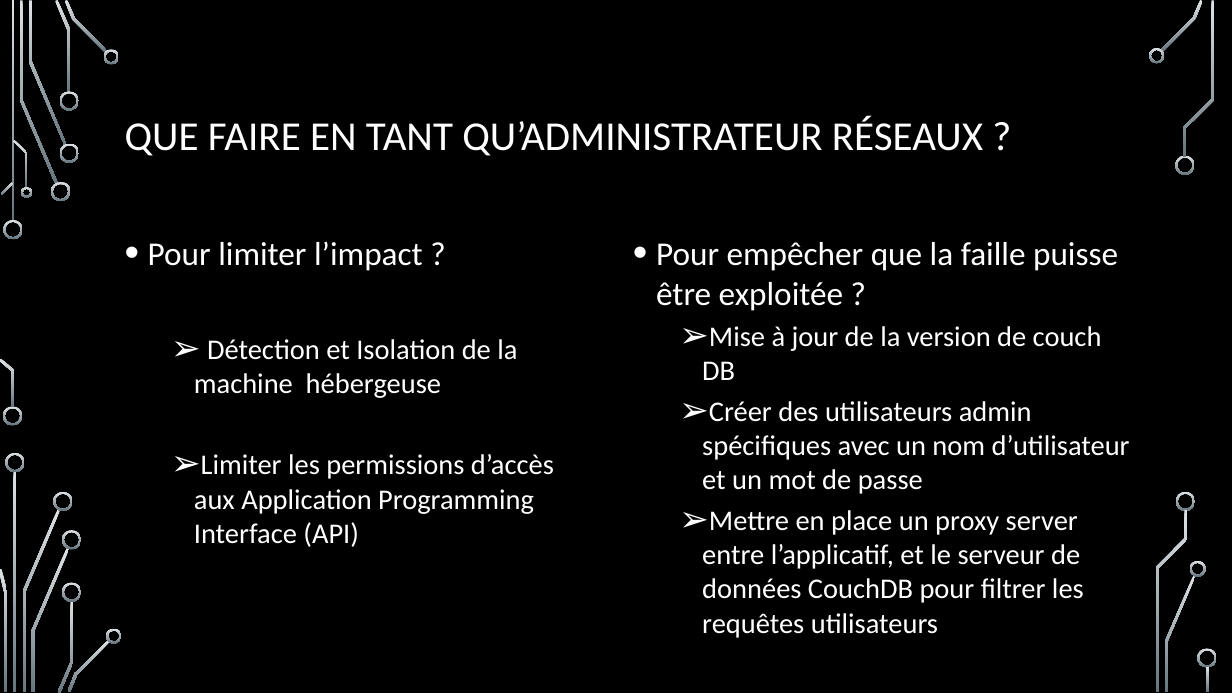
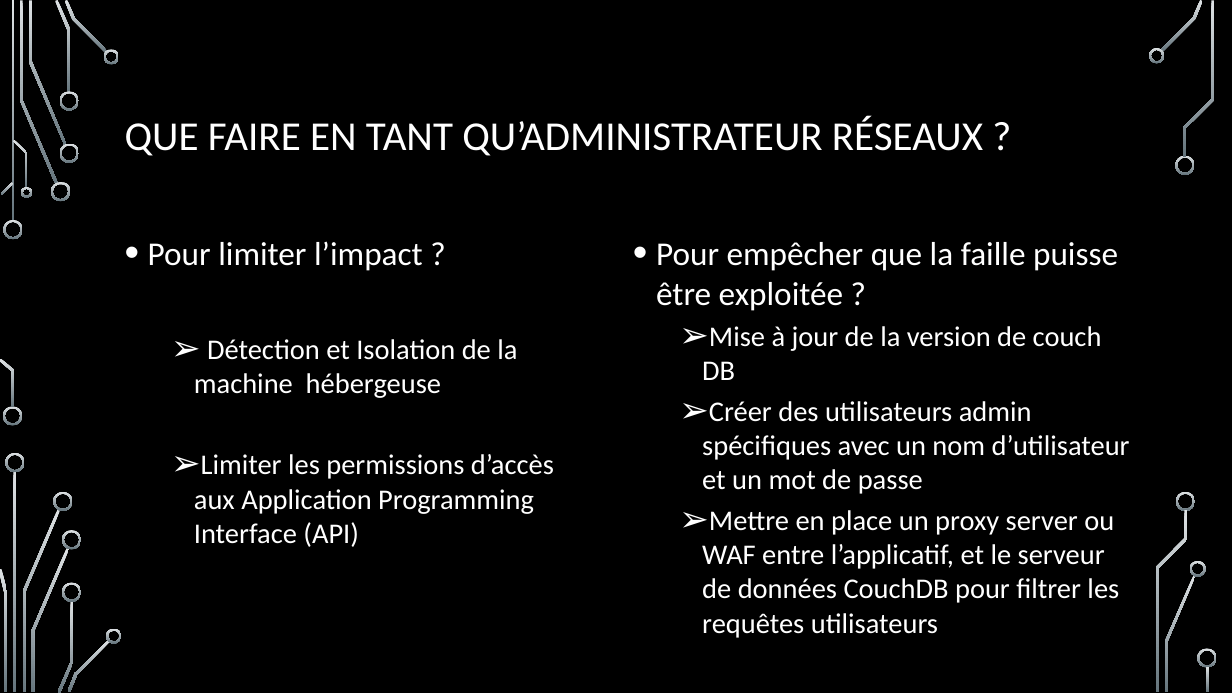
Before and after one commit to Guillaumeclavel/Etude_Faille_CVE_12636, a slide deck: slide 6 of Présentation étude de faille CVE 2017-12635 ET 12636 ébauche.pptx. Drawn at 1232x693 pixels with LibreOffice and Linux fonts; fonts in the diff are those of the drawing; background and template pictures are left out. Boxes give left, top, right and bottom in pixels: in the first picture for what was removed or moved away, otherwise in the second. Text is boxed around its words. In the diff, an @@ line names an element or a change of style, - is before the commit and + after.

```diff
--- a/Présentation étude de faille CVE 2017-12635 ET 12636 ébauche.pptx
+++ b/Présentation étude de faille CVE 2017-12635 ET 12636 ébauche.pptx
@@ text at box(702, 510, 1119, 638): text changed @@
-  ➢ Mettre en place un proxy server entre l’applicatif, et le serveur de données CouchDB pour filtrer les requêtes utilisateurs
+  ➢ Mettre en place un proxy server ou WAF entre l’applicatif, et le serveur de données CouchDB pour filtrer les requêtes utilisateurs
```
Also in this commit, not shown: 3 other slides changed, 1 slide added.
